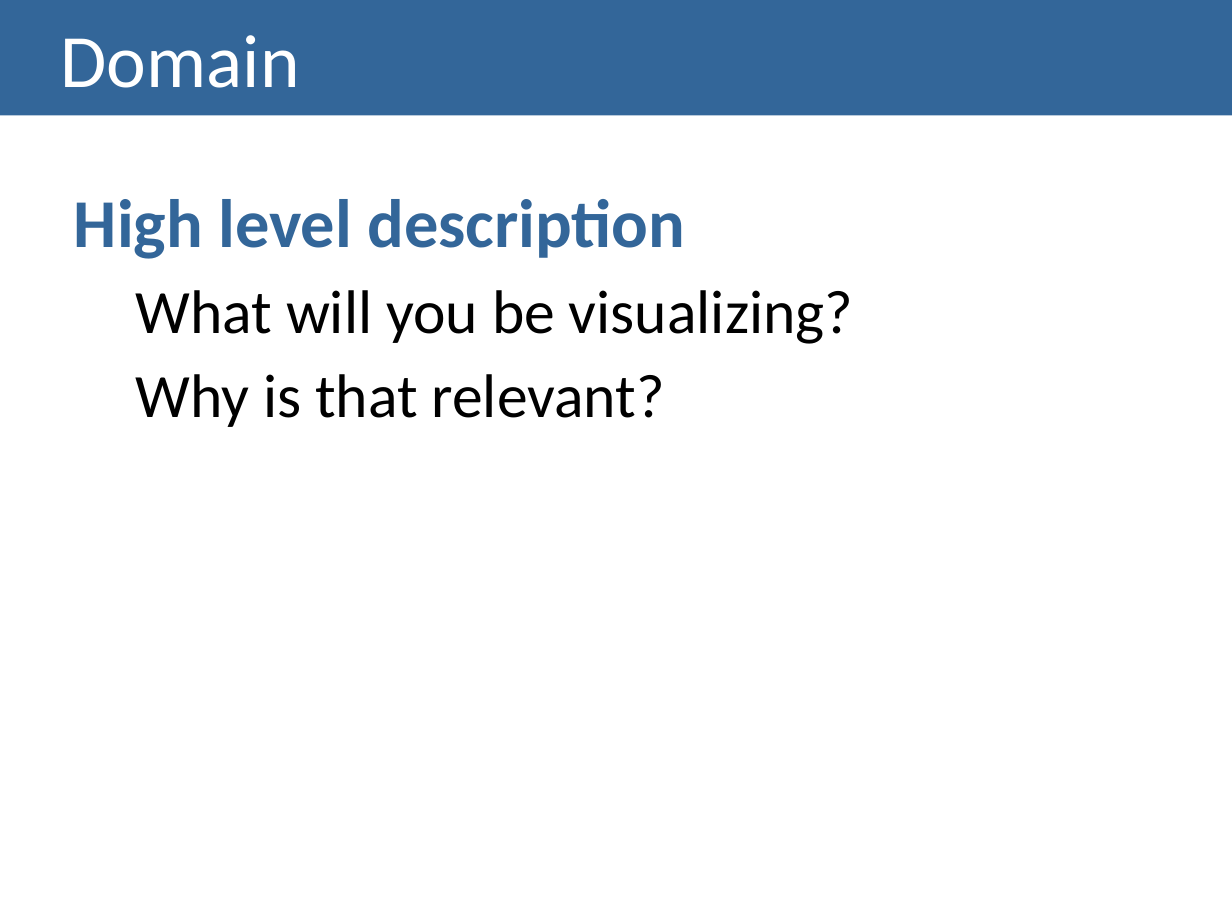
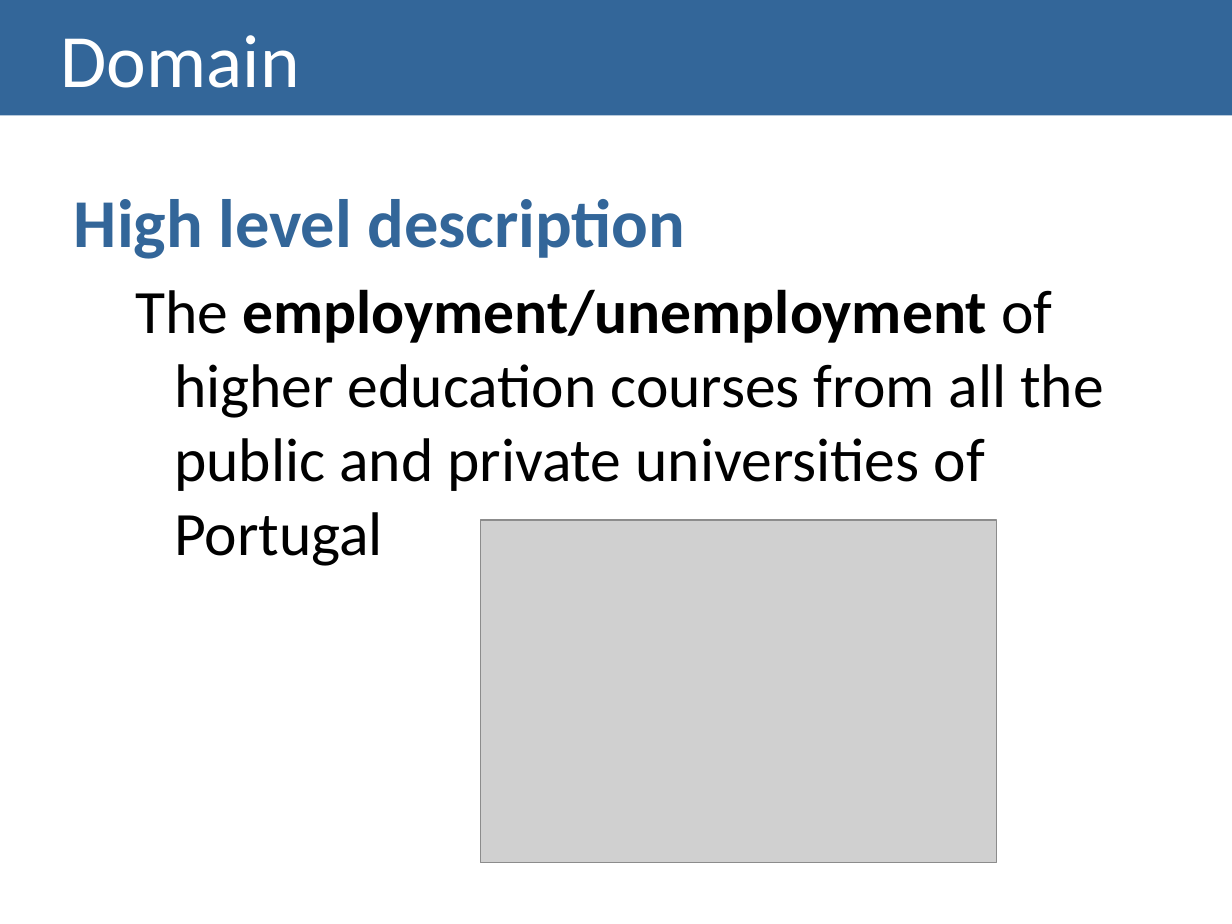
Before and after one commit to Strabox/Higher-Education-Unemployment-Portugal, a slide deck: slide 3 of I-Checkpoint/I-Checkpoint Presentation.pptx. Drawn at 1232x924 pixels with LibreOffice and Linux fonts; fonts in the diff are those of the drawing; grey boxes stand for pictures. Boxes give left, top, right and bottom in pixels: in the first picture for what was removed or moved away, otherwise in the second. Text is boxed around its words. In the diff, an @@ line names an element or a change of style, - is before the commit and + after.

```diff
--- a/I-Checkpoint/I-Checkpoint Presentation.pptx
+++ b/I-Checkpoint/I-Checkpoint Presentation.pptx
@@ text at (x1=136, y1=289, x2=1104, y2=566): text changed @@
-  What will you be visualizing?
-  Why is that relevant?
+  The employment/unemployment of higher education courses from all the public and private universities of Portugal
@@ picture added at (x1=480, y1=520, x2=997, y2=862) @@
```
Also in this commit, not shown: 3 other slides changed, 2 slides added, 1 slide removed.
